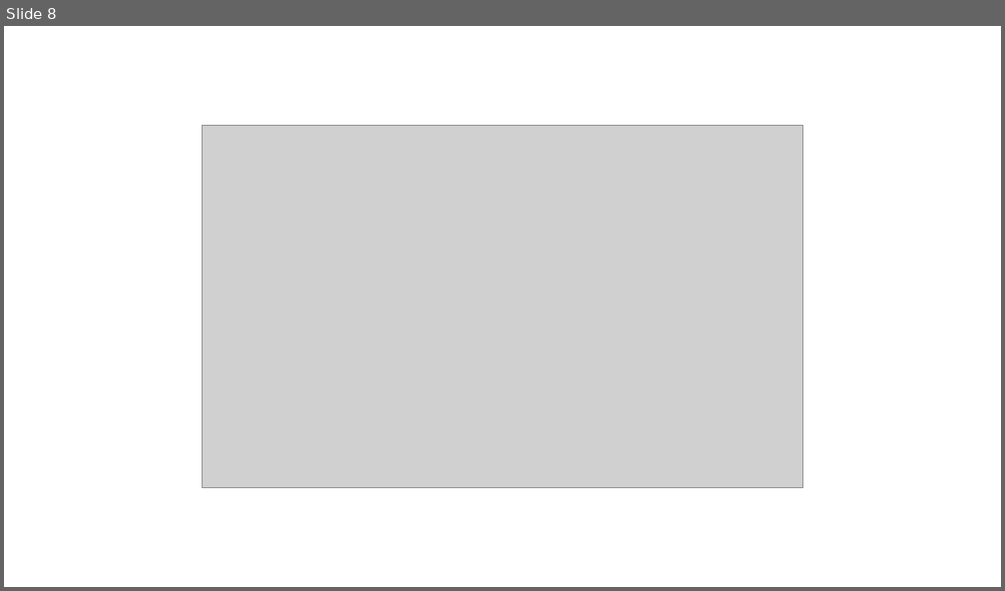
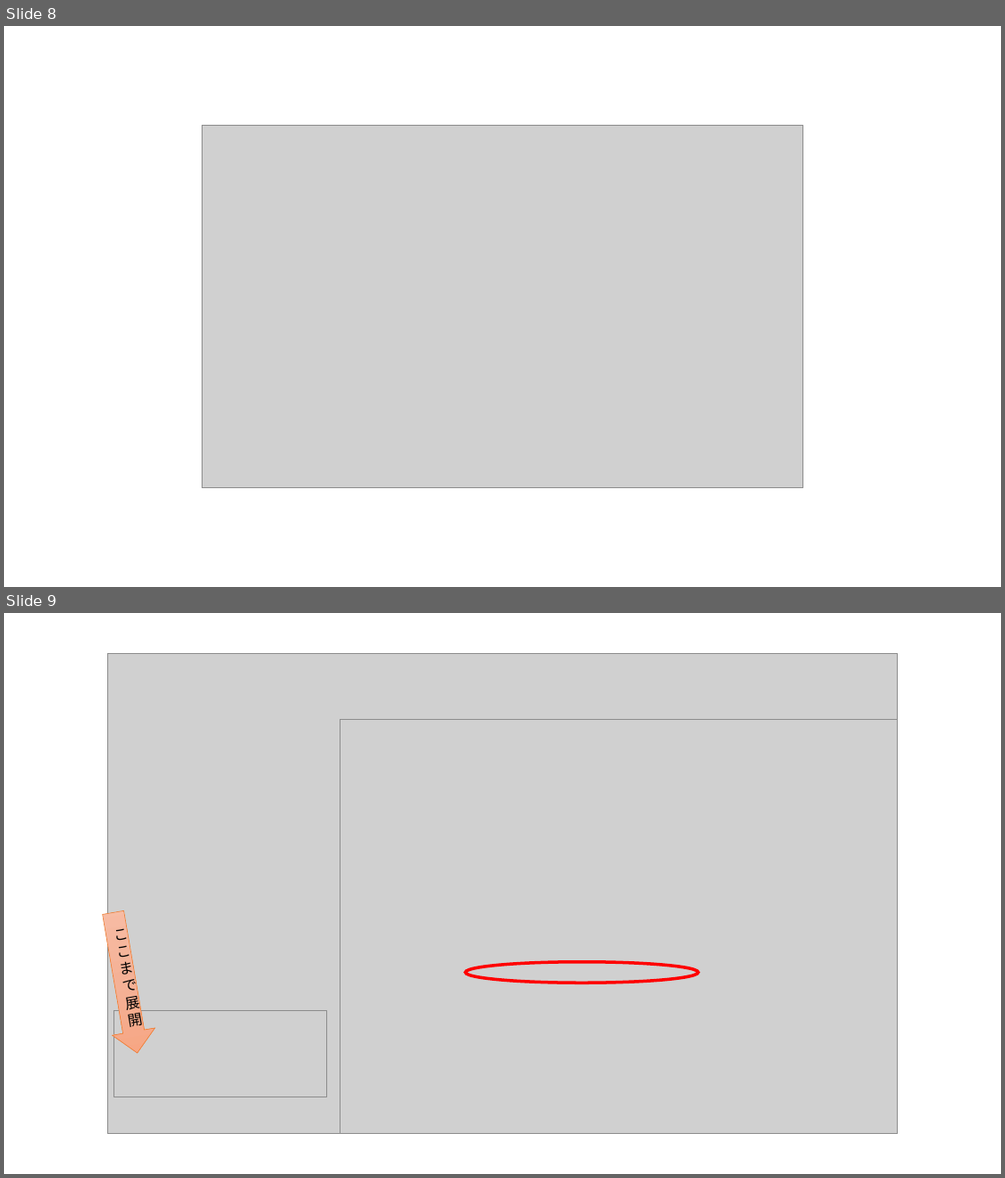
Before and after one commit to ayuina/ainaba-csa-blog, a slide deck: log-analysis-on-premise/images/figures.pptx. Shown one above the other, each under a label of ours: slide 8 before the commit, slides 8 and 9 after it. The pictures are 1005x591 and 1005x1178 pixels, drawn with LibreOffice and Linux fonts; fonts in the diff are those of the drawing; grey boxes stand for pictures. Boxes give left, top, right and bottom in pixels: in the first picture for what was removed or moved away, otherwise in the second. Text is boxed around its words. In the diff, an @@ line names an element or a change of style, - is before the commit and + after.

```diff
--- a/log-analysis-on-premise/images/figures.pptx
+++ b/log-analysis-on-premise/images/figures.pptx
@@ slide 9 added at [4,613,1001,1174], background #FFFFFF @@
@@ group added at [92,653,898,1135]: 3 pictures, 1 down arrow, 1 ellipse @@
+ここまで展開
```
Also in this commit, not shown: 2 other slides added, 4 other files.
